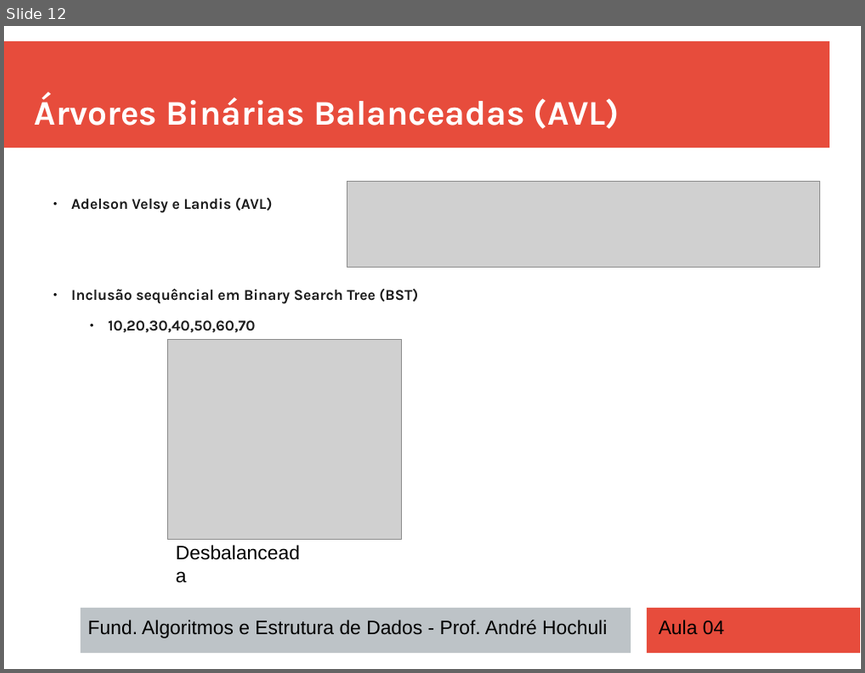
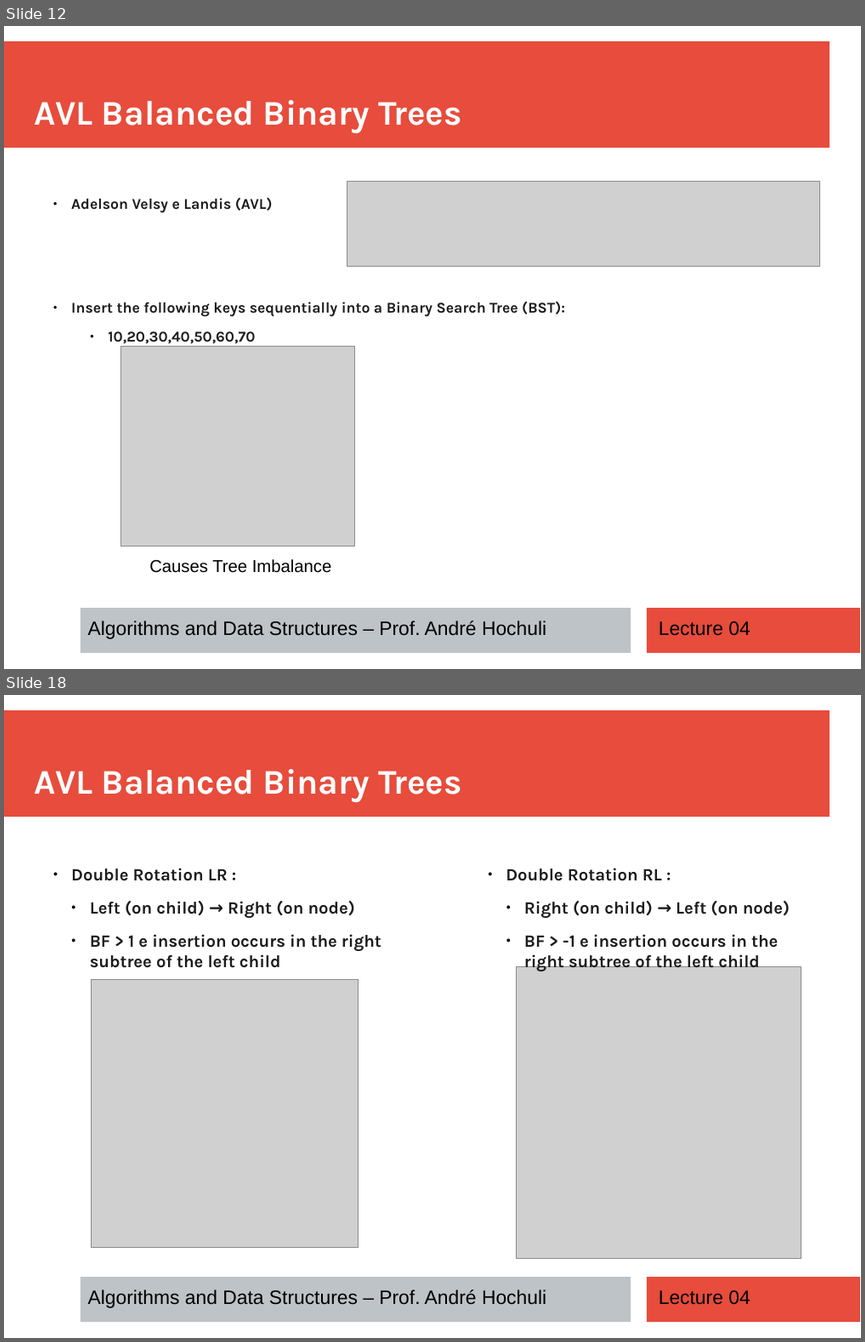
Before and after one commit to andrehochuli/teaching, a slide deck: DataStructuresAndAlgorithms/Lecture 04 - Trees/Aula 04 - Trees.pptx. Shown one above the other, each under a label of ours: slide 12 before the commit, slides 12 and 18 after it; the slides between them are not shown. The pictures are 865x673 and 865x1342 pixels, drawn with LibreOffice and Linux fonts; fonts in the diff are those of the drawing; grey boxes stand for pictures. Boxes give left, top, right and bottom in pixels: in the first picture for what was removed or moved away, otherwise in the second. Text is boxed around its words. In the diff, an @@ line names an element or a change of style, - is before the commit and + after.

```diff
--- a/DataStructuresAndAlgorithms/Lecture 04 - Trees/Aula 04 - Trees.pptx
+++ b/DataStructuresAndAlgorithms/Lecture 04 - Trees/Aula 04 - Trees.pptx
@@ slide 18 added at (4,695,861,1338), background #FFFFFF; not listed: 3 template elements that a slide beside it also shows @@
@@ text added at (35,769,462,802), 32 pt, text #FFFFFF, bold @@
+AVL Balanced Binary Trees
@@ text added at (71,868,381,968), 16 pt, text #1C1C1C, bold @@
+  ● Double Rotation LR :
+    ● Left (on child) → Right (on node)
+    ● BF > 1 e insertion occurs in the right subtree of the left child
@@ text added at (506,868,789,971), 16 pt, text #1C1C1C, bold @@
+  ● Double Rotation RL :
+    ● Right (on child) → Left (on node)
+    ● BF > -1 e insertion occurs in the right subtree of the left child
@@ picture added at (517,967,801,1259) @@
@@ picture added at (91,980,358,1247) @@
@@ text added at (88,1289,546,1308), 18 pt, text #000000 @@
+Algorithms and Data Structures – Prof. André Hochuli
@@ text added at (658,1290,749,1304), 18 pt, text #000000 @@
+Lecture 04
@@ slide 12 changed as well @@
@@ text at (35,100,462,133): text changed @@
-Árvores Binárias Balanceadas (AVL)
+AVL Balanced Binary Trees
@@ text at (71,301,565,317): text changed @@
-  ● Inclusão sequêncial em Binary Search Tree (BST)
+  ● Insert the following keys sequentially into a Binary Search Tree (BST):
@@ picture: place and size @@
-picture at (167,340,401,539)
+picture at (120,346,355,546)
@@ text at (149,559,331,573): text changed; size 18 to 16 pt @@
-Desbalanceada
+Causes Tree Imbalance
@@ text at (88,620,546,639): text changed @@
-Fund. Algoritmos e Estrutura de Dados - Prof. André Hochuli
+Algorithms and Data Structures – Prof. André Hochuli
@@ text at (658,621,749,635): text changed @@
-Aula 04
+Lecture 04
```
Also in this commit, not shown: 5 other slides changed, 17 other slides added, 19 slides removed, 2 other files.
